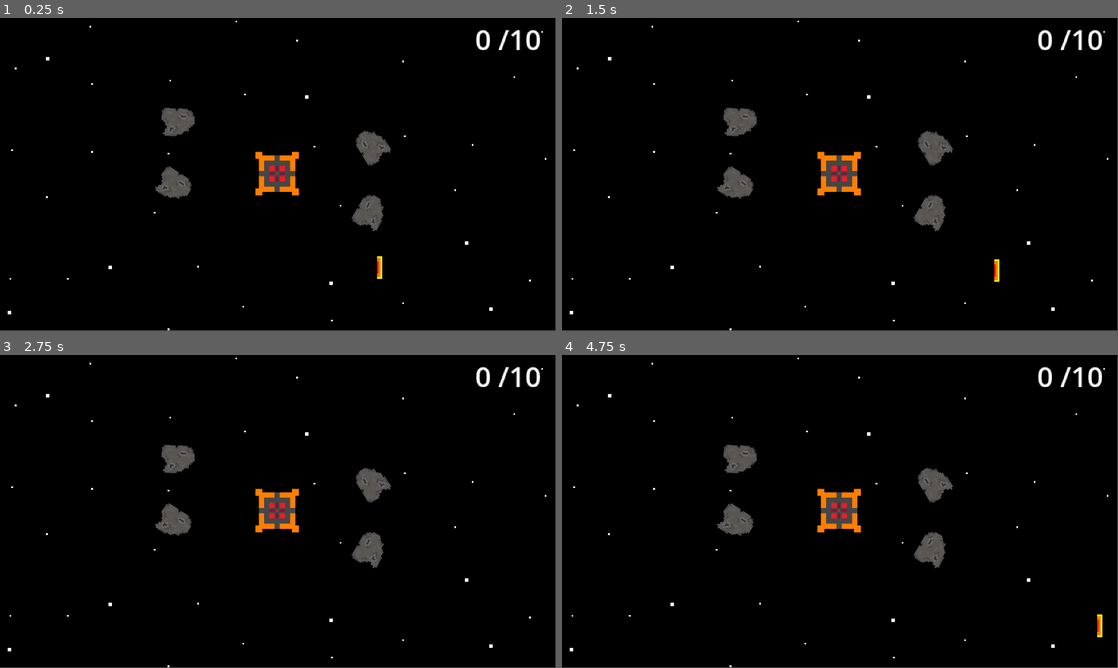
Above: before the commit, frames 1-4 (two rows, left to right).
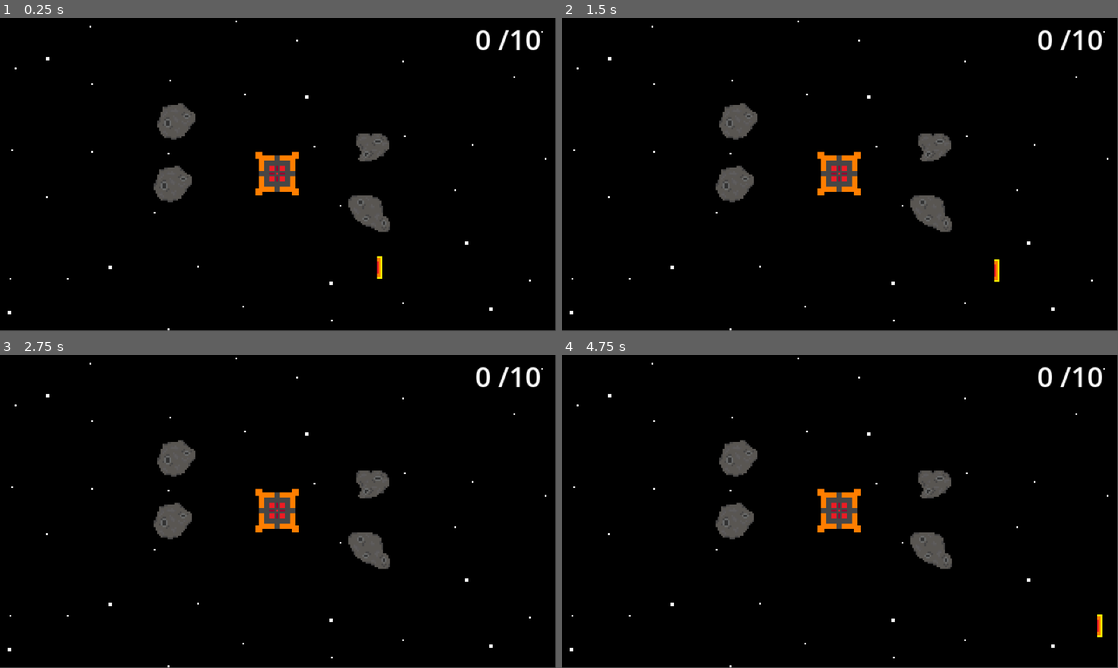
Above: after the commit, the same moments.

Repository: ima-cow/Space-asteroid-miner
Game: Godot game, scene res://scenes/game.tscn
Same seed, same stepped clock (60 frames per second), same inputs: the game is played once before the commit and once after it.
Inputs (mouse positions are in pixels of both pictures, inside the frame that each line leads up to):
- Up to frame 1 (0.25 s): no input
- Up to frame 2 (1.5 s): tap Enter at 0.5 s; move the mouse to (962, 158) at 0.52 s; hold D (right) 0.53-1.28 s; hold Space (beam) 0.53-1.28 s; click (962, 158) at 0.67 s; move the mouse to (728, 190) at 1.27 s; hold S (down) from 1.28 s (still down); tap Space (beam) at 1.35 s; click (728, 190) at 1.42 s
- Up to frame 3 (2.75 s): tap Space (beam) at 2 s; move the mouse to (333, 442) at 2.02 s; release S (down) at 2.03 s; hold D (right) from 2.03 s (still down); hold Space (beam) from 2.03 s (still down); click (333, 442) at 2.17 s
- Up to frame 4 (4.75 s): tap Enter at 2.75, 4.25 s; move the mouse to (812, 574) at 2.77 s; release D (right) at 2.78 s; release Space (beam) at 2.78 s; hold W (up) 2.78-3.53 s; tap Space (beam) at 2.85, 3.5, 4.35 s; click (812, 574) at 2.92 s; move the mouse to (1006, 558) at 3.52 s; hold Space (beam) 3.53-4.28 s; hold A (left) from 3.53 s (still down); click (1006, 558) at 3.67 s; move the mouse to (673, 464) at 4.27 s; click (673, 464) at 4.42 s

The runs differ from the first frame. In frame 1, 0.9% of the frame differs, in the area x 27-71%, y 27-69%; in frame 2, 0.9%; in frame 3, 0.9%; in frame 4, 0.9%.

Commit message:
working on collsion

Diff:
--- a/scenes/asteroid.tscn
+++ b/scenes/asteroid.tscn
@@ -37,3 +37,5 @@
 [node name="CollisionShape2D" type="CollisionShape2D" parent="RigidBody"]
 scale = Vector2(2, 2)
 shape = SubResource("CircleShape2D_lnu2h")
+
+[connection signal="input_event" from="RigidBody" to="." method="_on_rigid_body_input_event"]
--- a/scripts/asteroid.gd
+++ b/scripts/asteroid.gd
@@ -2,16 +2,22 @@
 
 @onready var original_asteriod:RigidBody2D = $RigidBody
 @onready var original_sprite:Sprite2D = $RigidBody/Sprite2D
-@onready var original_image:Image = original_sprite.texture.get_image()
+@onready var original_image:Image
 @onready var ship:RigidBody2D = $"../../Ship"
+
+var textures:Array[Texture2D] = [preload("res://assets/asteroid_1.png"), preload("res://assets/asteroid_2.png"), preload("res://assets/asteroid_3.png")]
 
 const SMASH_ANGLE_DEVIATION_START := 24
 const SMASH_ANGLE_DEVIATION_RATE := -2
 
-var smashed := false
+var edge_points:Array[Vector2i]
+var edge_point_angles:Array[float]
 
 func _ready() -> void:
-	rotation_degrees = randi_range(0, 360)
+	var rand_texture = textures[randi_range(0, textures.size()-1)]
+	original_sprite.texture = rand_texture
+	original_image = rand_texture.get_image()
+	#rotation_degrees = randi_range(0, 360)
 
 var prev_velocity := Vector2.ZERO
 func _physics_process(_delta: float) -> void:
@@ -45,7 +51,6 @@
 		add_child(asteroid_chunk)
 		prev_angle = cur_angle
 
-	smashed = true
 	original_asteriod.queue_free()
 
 func _generate_chunk_sprite(prev_angle: float, cur_angle:float) -> Sprite2D:
@@ -68,7 +73,8 @@
 func _generate_chunk_collider(prev_angle: float, cur_angle:float) -> CollisionPolygon2D:
 	var collider := CollisionPolygon2D.new()
 	var polygon: PackedVector2Array
-	var radius := -sqrt(pow(original_image.get_width()/2.8, 2)+pow(original_image.get_height()/2.8, 2))
+
+	var radius := 0.0
 
 	polygon.append(Vector2(radius*cos(deg_to_rad(prev_angle)), radius*sin(deg_to_rad(prev_angle))))
 	polygon.append(Vector2(radius*cos(deg_to_rad(cur_angle)), radius*sin(deg_to_rad(cur_angle))))
@@ -78,6 +84,27 @@
 
 	return collider
 
+func _get_edge_points() -> void:
+	for x in original_image.get_width():
+		for y in original_image.get_height():
+			if original_image.get_pixel(x, y).a != 0 and (x == original_image.get_width()-1 or y == original_image.get_height()-1 or x == 0 or y == 0):
+				edge_points.append(Vector2i(x, y))
+			elif original_image.get_pixel(x, y).a != 0 and original_image.get_pixel(x+1, y).a == 0:
+				edge_points.append(Vector2i(x, y))
+			elif original_image.get_pixel(x, y).a != 0 and original_image.get_pixel(x-1, y).a == 0:
+				edge_points.append(Vector2i(x, y))
+			elif original_image.get_pixel(x, y).a != 0 and original_image.get_pixel(x, y+1).a == 0:
+				edge_points.append(Vector2i(x, y))
+			elif original_image.get_pixel(x, y).a != 0 and original_image.get_pixel(x, y-1).a == 0:
+				edge_points.append(Vector2i(x, y))
+
+	for vec in edge_points:
+		var cords_in_original := Vector2(vec.x-(original_image.get_width()/2.0), vec.y-(original_image.get_width()/2.0))
+		var angle_of_pixel := rad_to_deg(atan2(cords_in_original.y, cords_in_original.x))
+		print(vec," : ",angle_of_pixel+180)
+
+	#print("exec")
+
 func _generate_chunk_mass(prev_angle: float, cur_angle:float) -> float:
 	var radius := -sqrt(pow(original_image.get_width()/2.8, 2)+pow(original_image.get_height()/2.8, 2))
 	var area := PI*pow(radius, 2)
@@ -85,3 +112,31 @@
 	var area_under_arc := (arc/360)*area
 
 	return area_under_arc/area
+
+func _on_rigid_body_input_event(viewport: Node, event: InputEvent, shape_idx: int) -> void:
+	if event is InputEventMouseButton:
+		_get_edge_points()
+
+#func test():
+	#var prev_angle := 0.0
+	#var num_pieces := 5
+	#
+	#for i in num_pieces:
+		#var poly := Polygon2D.new()
+		#
+		#var cur_angle:float
+		#if i == num_pieces-1:
+			#cur_angle = 360.0
+		#else:
+			#cur_angle = prev_angle + randfn(360.0/num_pieces, SMASH_ANGLE_DEVIATION_START+SMASH_ANGLE_DEVIATION_RATE*num_pieces)
+		#
+		#var polygon: PackedVector2Array
+		#var radius := -sqrt(pow(original_image.get_width()/2.8, 2)+pow(original_image.get_height()/2.8, 2))
+		#
+		#polygon.append(Vector2(radius*cos(deg_to_rad(prev_angle)), radius*sin(deg_to_rad(prev_angle))))
+		#polygon.append(Vector2(radius*cos(deg_to_rad(cur_angle)), radius*sin(deg_to_rad(cur_angle))))
+		#polygon.append(Vector2(0, 0))
+		#
+		#poly.set_polygon(polygon)
+		#poly.color = Color(randf(), randf(), randf())
+		#add_child(poly)
Binary file changed: assets/asteroid_1.png
Binary file added: assets/asteroid_2.png
Not shown, added: assets/asteroid_2.png.import
Binary file added: assets/asteroid_3.png
Not shown, added: assets/asteroid_3.png.import
